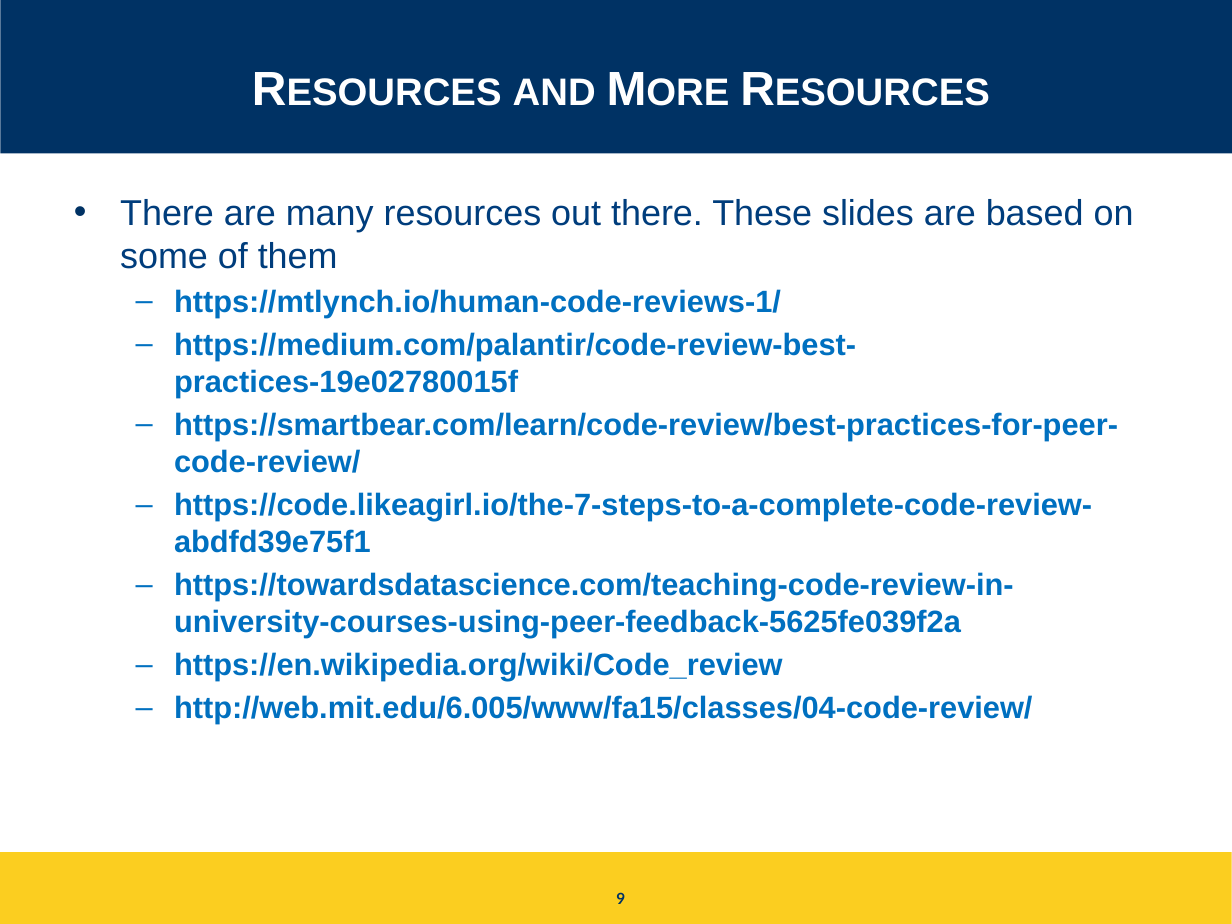
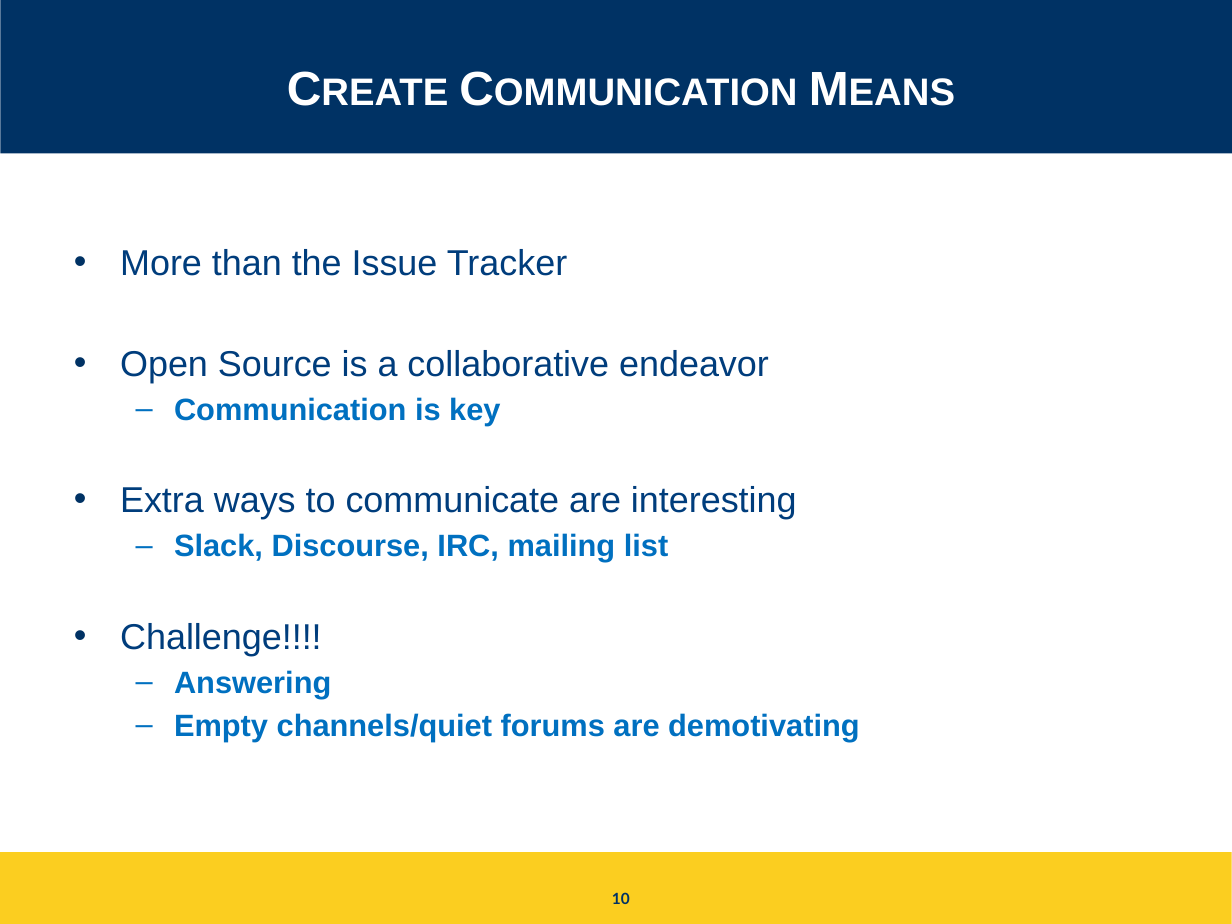
Before and after one commit to igorsteinmacher/SL-UTFPR-2021, a slide deck: slide 10 of notes/Lecture_05.pptx (slide 9 before the commit). Drawn at 1232x924 pixels with LibreOffice and Linux fonts; fonts in the diff are those of the drawing. Boxes give left, top, right and bottom in pixels: in the first picture for what was removed or moved away, otherwise in the second. Text is boxed around its words. In the diff, an @@ line names an element or a change of style, - is before the commit and + after.

```diff
--- a/notes/Lecture_05.pptx
+++ b/notes/Lecture_05.pptx
@@ title at <box>513,78,596,105</box>: text changed @@
-Resources and More Resources
+Create Communication Means
@@ text at <box>120,249,859,742</box>: text changed; size 18 to 21 pt; text colour #0070C0 to #003D7C; bold off @@
-• There are many resources out there. These slides are based on some of them
-  – https://mtlynch.io/human-code-reviews-1/
-  – https://medium.com/palantir/code-review-best-practices-19e02780015f
-  – https://smartbear.com/learn/code-review/best-practices-for-peer-code-review/
-  – https://code.likeagirl.io/the-7-steps-to-a-complete-code-review-abdfd39e75f1
-  – https://towardsdatascience.com/teaching-code-review-in-university-courses-using-peer-feedback-5625fe039f2a
-  – https://en.wikipedia.org/wiki/Code_review
-  – http://web.mit.edu/6.005/www/fa15/classes/04-code-review/
+• More than the Issue Tracker
+• Open Source is a collaborative endeavor
+  – Communication is key
+• Extra ways to communicate are interesting
+  – Slack, Discourse, IRC, mailing list
+• Challenge!!!!
+  – Answering
+  – Empty channels/quiet forums are demotivating
@@ page number at <box>612,892,630,904</box>: text changed @@
-9
+10
```
Also in this commit, not shown: 5 other slides changed, 16 slides added, 4 slides removed, 1 other file.
